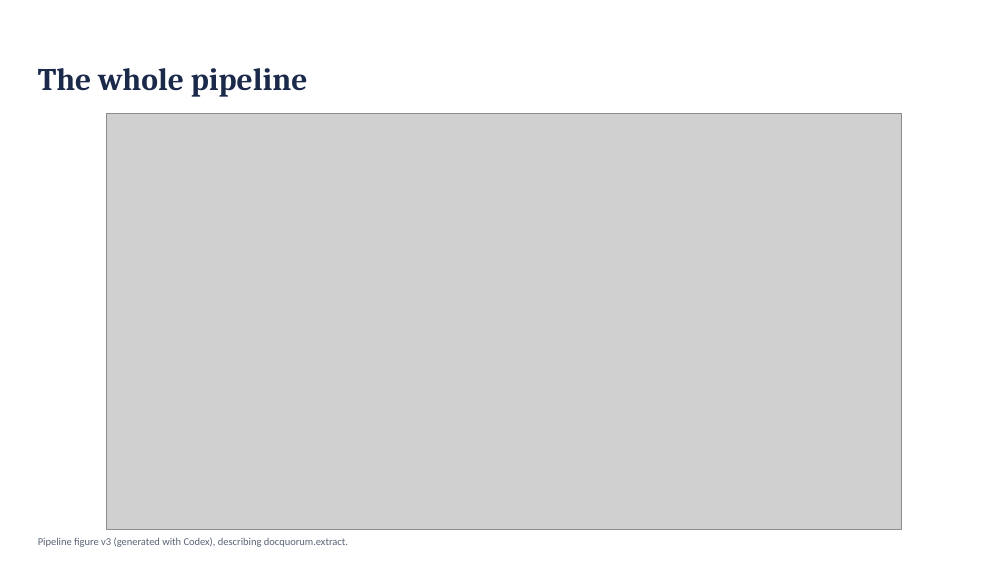
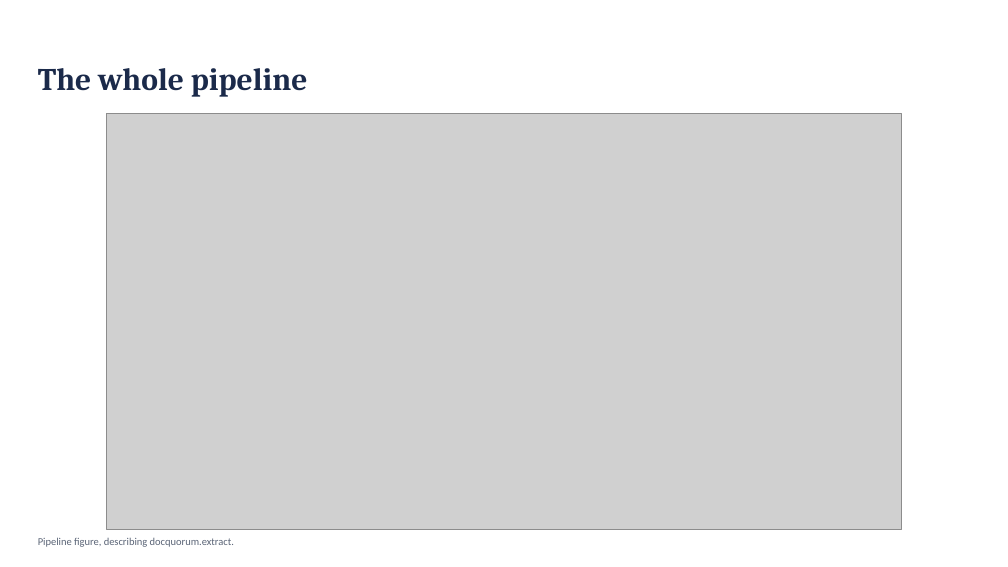
Before and after one commit to ashutoshdayal13/docquorum, a slide deck: slide 2 of ppt/flow/pptx-version/docquorum-flow.pptx. Drawn at 1008x567 pixels with LibreOffice and Linux fonts; fonts in the diff are those of the drawing; grey boxes stand for pictures. Boxes give left, top, right and bottom in pixels: in the first picture for what was removed or moved away, otherwise in the second. Text is boxed around its words. In the diff, an @@ line names an element or a change of style, - is before the commit and + after.

```diff
--- a/ppt/flow/pptx-version/docquorum-flow.pptx
+++ b/ppt/flow/pptx-version/docquorum-flow.pptx
@@ text at [38,537,234,547]: text changed @@
-Pipeline figure v3 (generated with Codex), describing docquorum.extract.
+Pipeline figure, describing docquorum.extract.
```
Also in this commit, not shown: 5 other files.
